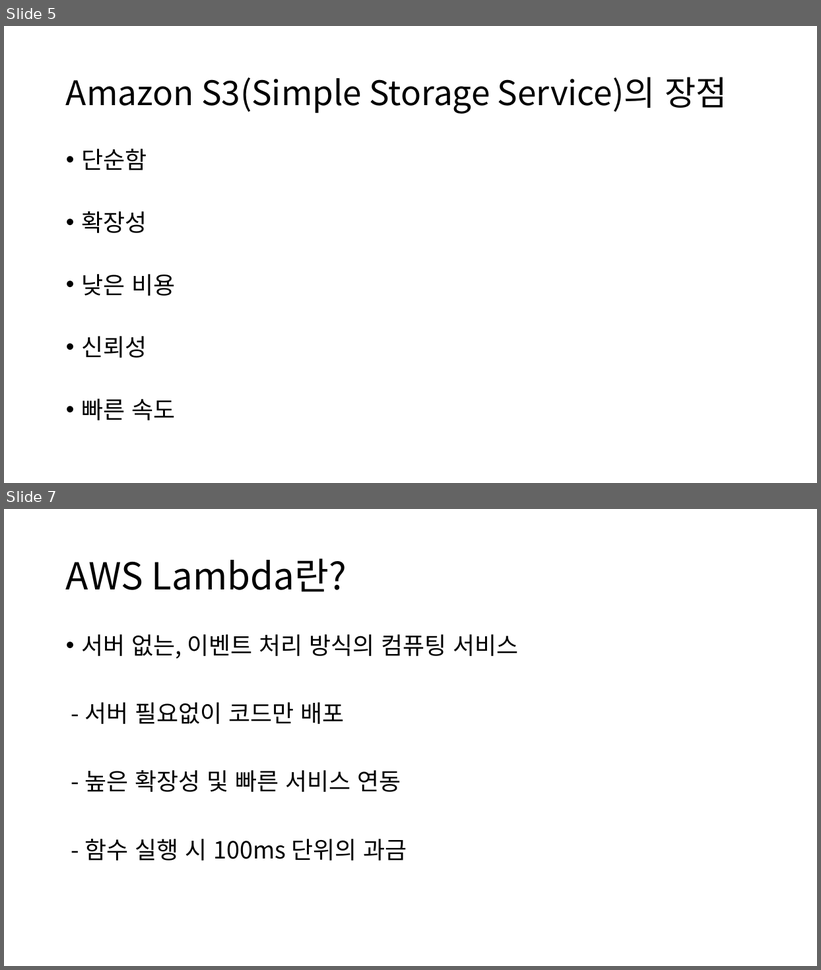
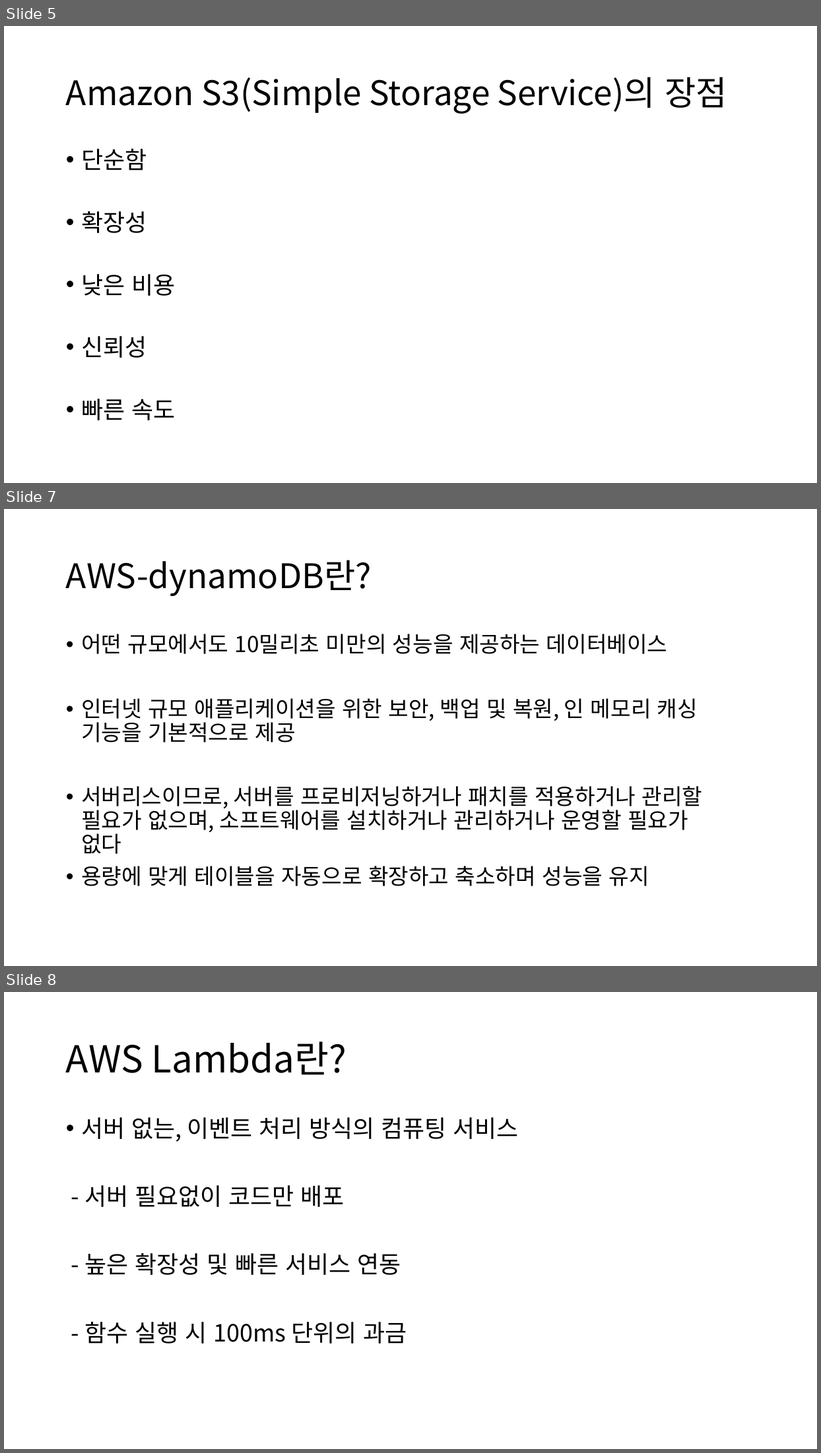
Before and after one commit to popuyaha/mlog-serverless-stack-test, a slide deck: AWS기반 Serverless 아키텍쳐.pptx. Shown one above the other, each under a label of ours: slides 5 and 7 before the commit, slides 5, 7 and 8 after it; the slides between them are not shown. The pictures are 821x970 and 821x1453 pixels, drawn with LibreOffice and Linux fonts; fonts in the diff are those of the drawing. Boxes give left, top, right and bottom in pixels: in the first picture for what was removed or moved away, otherwise in the second. Text is boxed around its words. In the diff, an @@ line names an element or a change of style, - is before the commit and + after.

```diff
--- a/AWS기반 Serverless 아키텍쳐.pptx
+++ b/AWS기반 Serverless 아키텍쳐.pptx
@@ slide 7 added at (4,509,817,966), background #FFFFFF @@
@@ title added at (66,560,372,596), 40 pt, text #000000 @@
+AWS-dynamoDB란?
@@ text added at (81,634,703,887), 25.9 pt, text #000000 @@
+• 어떤 규모에서도 10밀리초 미만의 성능을 제공하는 데이터베이스
+• 인터넷 규모 애플리케이션을 위한 보안, 백업 및 복원, 인 메모리 캐싱 기능을 기본적으로 제공
+• 서버리스이므로, 서버를 프로비저닝하거나 패치를 적용하거나 관리할 필요가 없으며, 소프트웨어를 설치하거나 관리하거나 운영할 필요가 없다
+• 용량에 맞게 테이블을 자동으로 확장하고 축소하며 성능을 유지
@@ what was slide 7 is now slide 8 @@
```
Also in this commit, not shown: 2 slides changed, 3 other slides added, 2 slides removed, 19 other files.
